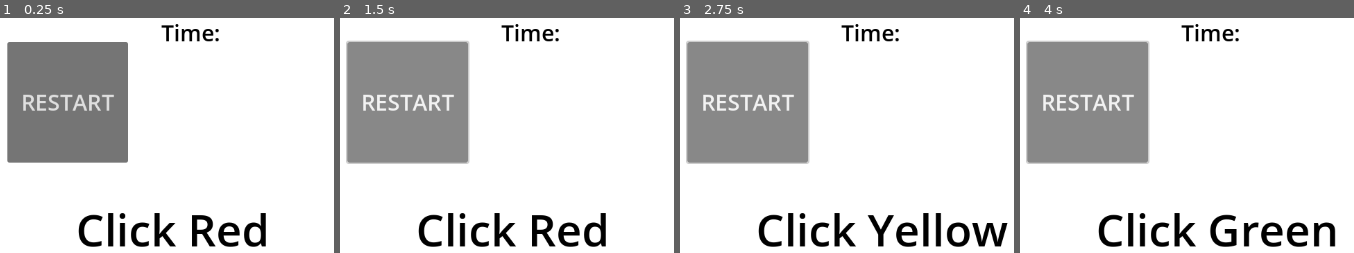
Above: before the commit, frames 1-4 (left to right).
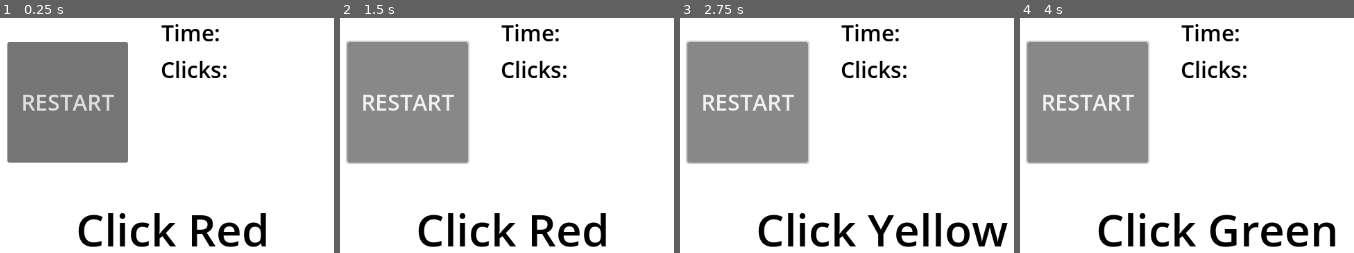
Above: after the commit, the same moments.

Repository: BKZeigler/CPSC362Platformer
Game: Godot game, scene res://scenes/level1s.tscn
Two runs of this game, one before a commit and one after it. Both use one fixed random seed, a clock stepped at 60 frames per second and the inputs below. This scene is started directly instead of the project's main scene.
Inputs:
- Up to frame 1 (0.25 s): no input
- Up to frame 2 (1.5 s): click "RESTART" at 0.5 s; click "RESTART" at 1.25 s
- Up to frame 3 (2.75 s): click "RESTART" at 2 s
- Up to frame 4 (4 s): tap Enter at 2.75 s; tap Space at 3.5 s

The runs differ from the first frame. In frame 1, 0.7% of the frame differs, in the area x 48-68%, y 17-26%; in frame 2, 0.7%; in frame 3, 0.7%; in frame 4, 0.7%.

Commit message:
Add click count title

Diff:
--- a/scenes/level1s.tscn
+++ b/scenes/level1s.tscn
@@ -61,6 +61,15 @@
 offset_bottom = 1075.0
 theme_override_styles/normal = SubResource("StyleBoxFlat_qey8t")
 
+[node name="click count title" type="Label" parent="ColorRect"]
+offset_left = 272.0
+offset_top = 82.0
+offset_right = 369.0
+offset_bottom = 127.0
+theme_override_colors/font_color = Color(0, 0, 0, 1)
+theme_override_font_sizes/font_size = 32
+text = "Clicks:"
+
 [node name="click count" type="Label" parent="ColorRect"]
 layout_mode = 0
 offset_right = 40.0
